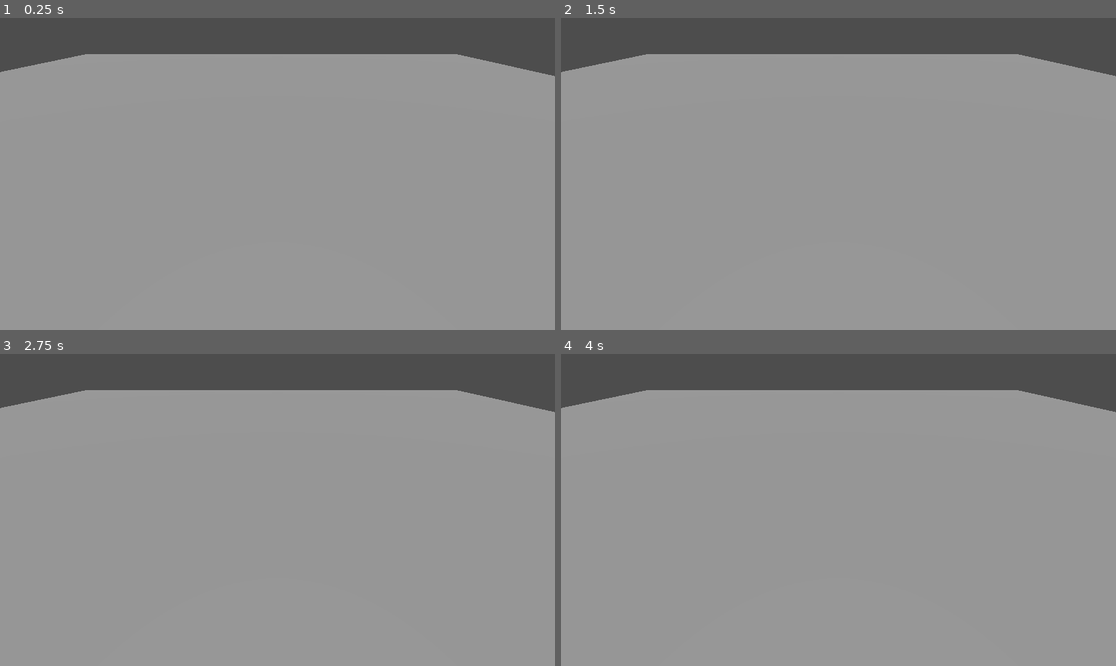
Above: before the commit, frames 1-4 (two rows, left to right).
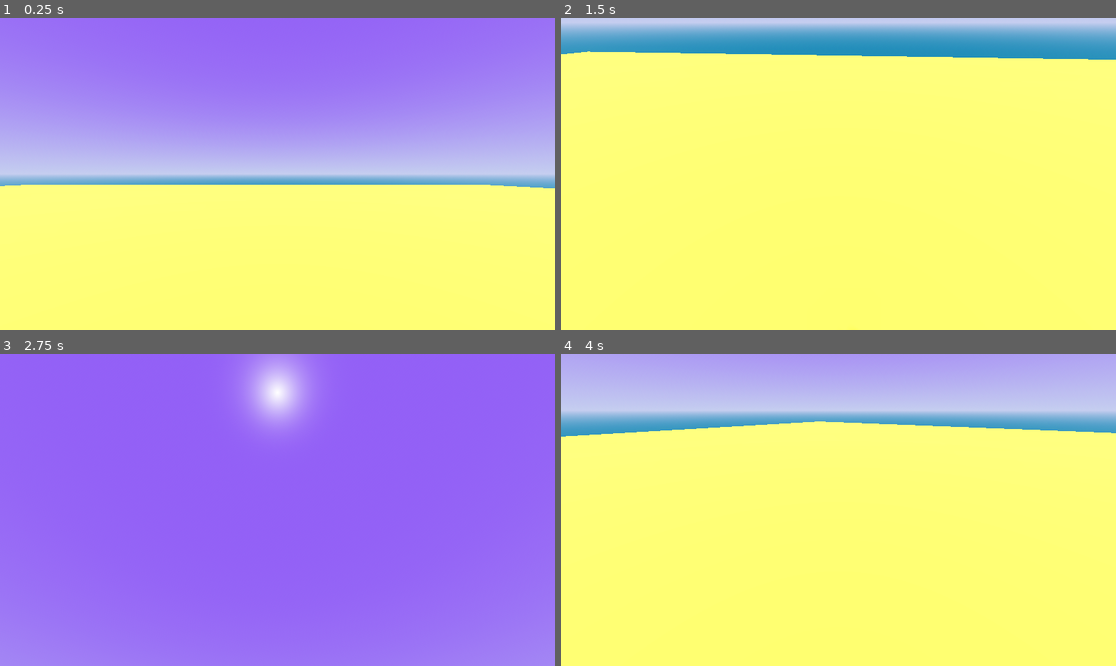
Above: after the commit, the same moments.

Repository: decibone/3DGameTest
Game: Godot game, scene res://level_1.tscn
Same seed, same stepped clock (60 frames per second), same inputs: the game is played once before the commit and once after it. The project has no main scene, so this scene is started directly.
Inputs (mouse positions are in pixels of both pictures, inside the frame that each line leads up to):
- Up to frame 1 (0.25 s): no input
- Up to frame 2 (1.5 s): move the mouse to (960, 158) at 0.52 s; hold D (right, bound only after the commit) 0.53-1.28 s; hold Shift (sprint, bound only after the commit) 0.53-1.28 s; click (960, 158) at 0.67 s; tap Space (jump, bound only after the commit) at 0.77, 0.8, 1.07, 1.35 s; move the mouse to (727, 189) at 1.27 s; hold S (back, bound only after the commit) from 1.28 s (still down); click (727, 189) at 1.42 s
- Up to frame 3 (2.75 s): tap Space (jump, bound only after the commit) at 1.52, 1.82, 2.3 s; tap Shift (sprint, bound only after the commit) at 1.55 s; move the mouse to (333, 441) at 2.02 s; release S (back, bound only after the commit) at 2.03 s; hold D (right, bound only after the commit) from 2.03 s (still down); hold Shift (sprint, bound only after the commit) from 2.03 s (still down); click (333, 441) at 2.17 s
- Up to frame 4 (4 s): tap Enter at 2.75 s; move the mouse to (810, 572) at 2.77 s; release D (right, bound only after the commit) at 2.78 s; release Shift (sprint, bound only after the commit) at 2.78 s; hold W (forward, bound only after the commit) 2.78-3.53 s; tap Shift (sprint, bound only after the commit) at 2.85 s; click (810, 572) at 2.92 s; tap Space (jump, bound only after the commit) at 3.02, 3.32 s; move the mouse to (1005, 556) at 3.52 s; hold A (left, bound only after the commit) from 3.53 s (still down); hold Space (jump, bound only after the commit) from 3.53 s (still down); click (1005, 556) at 3.67 s

The runs differ from the first frame. In frame 1, 100% of the frame differs, in the area x 0-100%, y 0-100%; in frame 2, 100%; in frame 3, 100%; in frame 4, 100%.

Commit message:
Adding player, movement, editing the level scene

Diff:
--- a/level_1.tscn
+++ b/level_1.tscn
@@ -1,25 +1,51 @@
-[gd_scene load_steps=3 format=3 uid="uid://c2pnyqkf7x1pf"]
+[gd_scene load_steps=8 format=3 uid="uid://c2pnyqkf7x1pf"]
+
+[ext_resource type="PackedScene" uid="uid://dixqvhp8ehcby" path="res://player.tscn" id="1_fmtga"]
+
+[sub_resource type="ProceduralSkyMaterial" id="ProceduralSkyMaterial_8l8y6"]
+sky_top_color = Color(0.449674, 0.299155, 0.922754, 1)
+sky_horizon_color = Color(0.638924, 0.679798, 0.874509, 1)
+ground_bottom_color = Color(0.106022, 0.420036, 0.575281, 1)
+ground_horizon_color = Color(0.638924, 0.679798, 0.874509, 1)
+
+[sub_resource type="Sky" id="Sky_8h1st"]
+sky_material = SubResource("ProceduralSkyMaterial_8l8y6")
+
+[sub_resource type="Environment" id="Environment_tnf6b"]
+background_mode = 2
+sky = SubResource("Sky_8h1st")
+tonemap_mode = 2
+glow_enabled = true
+
+[sub_resource type="StandardMaterial3D" id="StandardMaterial3D_paqyd"]
+albedo_color = Color(0.705604, 0.789209, 0.125439, 1)
 
 [sub_resource type="BoxMesh" id="BoxMesh_x16uu"]
+material = SubResource("StandardMaterial3D_paqyd")
+size = Vector3(50, 0.5, 50)
 
 [sub_resource type="BoxShape3D" id="BoxShape3D_0dl41"]
-size = Vector3(20, 0.5, 20)
+size = Vector3(50, 0.5, 50)
 
 [node name="Level1" type="Node3D"]
 
-[node name="Camera3D" type="Camera3D" parent="."]
-transform = Transform3D(1, 0, 0, 0, 0.843072, 0.5378, 0, -0.5378, 0.843072, 0.336534, 2.06474, 4.98554)
-fov = 63.8515
+[node name="DirectionalLight3D" type="DirectionalLight3D" parent="."]
+transform = Transform3D(-0.919822, -0.392337, -1.71496e-08, 0, -4.37114e-08, 1, -0.392337, 0.919822, 4.02067e-08, 0, 0, 0)
+shadow_enabled = true
+
+[node name="WorldEnvironment" type="WorldEnvironment" parent="."]
+environment = SubResource("Environment_tnf6b")
 
 [node name="Floor" type="StaticBody3D" parent="."]
 metadata/_edit_group_ = true
 
 [node name="MeshInstance3D" type="MeshInstance3D" parent="Floor"]
-transform = Transform3D(20, 0, 0, 0, 0.5, 0, 0, 0, 20, 0, 0, 0)
+transform = Transform3D(1, 0, 0, 0, 1, 0, 0, 0, 1, 0, 0, 14.9606)
 mesh = SubResource("BoxMesh_x16uu")
 
 [node name="CollisionShape3D" type="CollisionShape3D" parent="Floor"]
+transform = Transform3D(1, 0, 0, 0, 1, 0, 0, 0, 1, 0, 0, 14.9605)
 shape = SubResource("BoxShape3D_0dl41")
 
-[node name="DirectionalLight3D" type="DirectionalLight3D" parent="."]
-transform = Transform3D(1, 0, 0, 0, -0.0321085, 0.999484, 0, -0.999484, -0.0321085, 0.0785184, 8, 1)
+[node name="Player" parent="." instance=ExtResource("1_fmtga")]
+transform = Transform3D(1, 0, 0, 0, 1, 0, 0, 0, 1, 2.35113, 1.17759, 11.722)
--- /dev/null
+++ b/player.gd
@@ -0,0 +1,52 @@
+extends CharacterBody3D
+
+const SPEED = 5.0
+const SPRINT_MULTIPLIER = 2.0
+const JUMP_VELOCITY = 4.5
+
+# Get the gravity from the project settings to be synced with RigidBody nodes.
+var gravity = ProjectSettings.get_setting("physics/3d/default_gravity")
+@onready var neck := $Neck
+@onready var camera := $Neck/Camera
+
+func _unhandled_input(event: InputEvent) -> void:
+	if event is InputEventMouseButton:
+		Input.set_mouse_mode(Input.MOUSE_MODE_CAPTURED)
+	elif event.is_action_pressed("ui_cancel"):
+		Input.set_mouse_mode(Input.MOUSE_MODE_VISIBLE)
+	if Input.get_mouse_mode() == Input.MOUSE_MODE_CAPTURED:
+		if event is InputEventMouseMotion:
+			neck.rotate_y(-event.relative.x * 0.01)
+			camera.rotate_x(-event.relative.y * 0.01)
+			camera.rotation.x = clamp(camera.rotation.x, deg_to_rad(-45), deg_to_rad(60))
+
+func _physics_process(delta):
+	# Add the gravity.
+	if not is_on_floor():
+		velocity.y -= gravity * delta
+
+	# Handle jump.
+	if Input.is_action_pressed("jump") and is_on_floor():
+		velocity.y = JUMP_VELOCITY
+
+	# Get the input direction and handle the movement/deceleration.
+	# As good practice, you should replace UI actions with custom gameplay actions.
+	var input_dir = Input.get_vector("left", "right", "forward", "back")
+	var direction = (neck.transform.basis * Vector3(input_dir.x, 0, input_dir.y)).normalized()
+
+	# Determine if the player is sprinting.
+	var is_sprinting = Input.is_action_pressed("sprint")
+
+	var current_speed = SPEED * (SPRINT_MULTIPLIER if is_sprinting else 1.0)
+
+	if direction:
+		velocity.x = direction.x * current_speed
+		velocity.z = direction.z * current_speed
+	else:
+		velocity.x = move_toward(velocity.x, 0, SPEED)
+		velocity.z = move_toward(velocity.z, 0, SPEED)
+
+	move_and_slide()
+
+# Add this in your project settings to define the sprint action.
+# In Project -> Project Settings -> Input Map, add an action called "sprint" and bind it to the left shift key.
--- /dev/null
+++ b/player.tscn
@@ -0,0 +1,21 @@
+[gd_scene load_steps=4 format=3 uid="uid://dixqvhp8ehcby"]
+
+[ext_resource type="Script" path="res://player.gd" id="1_jwi0y"]
+
+[sub_resource type="CapsuleMesh" id="CapsuleMesh_8c0nv"]
+
+[sub_resource type="BoxShape3D" id="BoxShape3D_6uhkm"]
+
+[node name="Player" type="CharacterBody3D"]
+script = ExtResource("1_jwi0y")
+
+[node name="MeshInstance3D" type="MeshInstance3D" parent="."]
+mesh = SubResource("CapsuleMesh_8c0nv")
+
+[node name="CollisionShape3D" type="CollisionShape3D" parent="."]
+shape = SubResource("BoxShape3D_6uhkm")
+
+[node name="Neck" type="Node3D" parent="."]
+transform = Transform3D(1, 0, 0, 0, 1, 0, 0, 0, 1, 0, 0.582655, -0.0668247)
+
+[node name="Camera" type="Camera3D" parent="Neck"]
--- a/project.godot
+++ b/project.godot
@@ -13,3 +13,36 @@
 config/name="3DGameTest"
 config/features=PackedStringArray("4.2", "Forward Plus")
 config/icon="res://icon.svg"
+
+[input]
+
+forward={
+"deadzone": 0.5,
+"events": [Object(InputEventKey,"resource_local_to_scene":false,"resource_name":"","device":-1,"window_id":0,"alt_pressed":false,"shift_pressed":false,"ctrl_pressed":false,"meta_pressed":false,"pressed":false,"keycode":0,"physical_keycode":87,"key_label":0,"unicode":119,"echo":false,"script":null)
+]
+}
+back={
+"deadzone": 0.5,
+"events": [Object(InputEventKey,"resource_local_to_scene":false,"resource_name":"","device":-1,"window_id":0,"alt_pressed":false,"shift_pressed":false,"ctrl_pressed":false,"meta_pressed":false,"pressed":false,"keycode":0,"physical_keycode":83,"key_label":0,"unicode":115,"echo":false,"script":null)
+]
+}
+left={
+"deadzone": 0.5,
+"events": [Object(InputEventKey,"resource_local_to_scene":false,"resource_name":"","device":-1,"window_id":0,"alt_pressed":false,"shift_pressed":false,"ctrl_pressed":false,"meta_pressed":false,"pressed":false,"keycode":0,"physical_keycode":65,"key_label":0,"unicode":97,"echo":false,"script":null)
+]
+}
+right={
+"deadzone": 0.5,
+"events": [Object(InputEventKey,"resource_local_to_scene":false,"resource_name":"","device":-1,"window_id":0,"alt_pressed":false,"shift_pressed":false,"ctrl_pressed":false,"meta_pressed":false,"pressed":false,"keycode":0,"physical_keycode":68,"key_label":0,"unicode":100,"echo":false,"script":null)
+]
+}
+sprint={
+"deadzone": 0.5,
+"events": [Object(InputEventKey,"resource_local_to_scene":false,"resource_name":"","device":-1,"window_id":0,"alt_pressed":false,"shift_pressed":false,"ctrl_pressed":false,"meta_pressed":false,"pressed":false,"keycode":0,"physical_keycode":4194325,"key_label":0,"unicode":0,"echo":false,"script":null)
+]
+}
+jump={
+"deadzone": 0.5,
+"events": [Object(InputEventKey,"resource_local_to_scene":false,"resource_name":"","device":-1,"window_id":0,"alt_pressed":false,"shift_pressed":false,"ctrl_pressed":false,"meta_pressed":false,"pressed":false,"keycode":0,"physical_keycode":32,"key_label":0,"unicode":32,"echo":false,"script":null)
+]
+}
